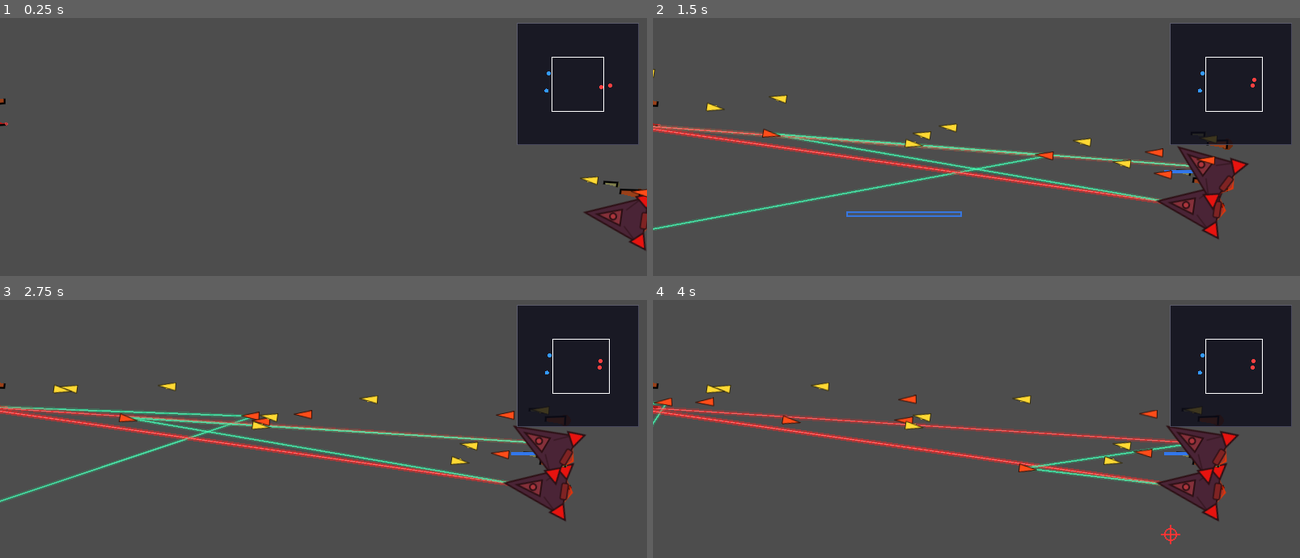
Above: before the commit, frames 1-4 (two rows, left to right).
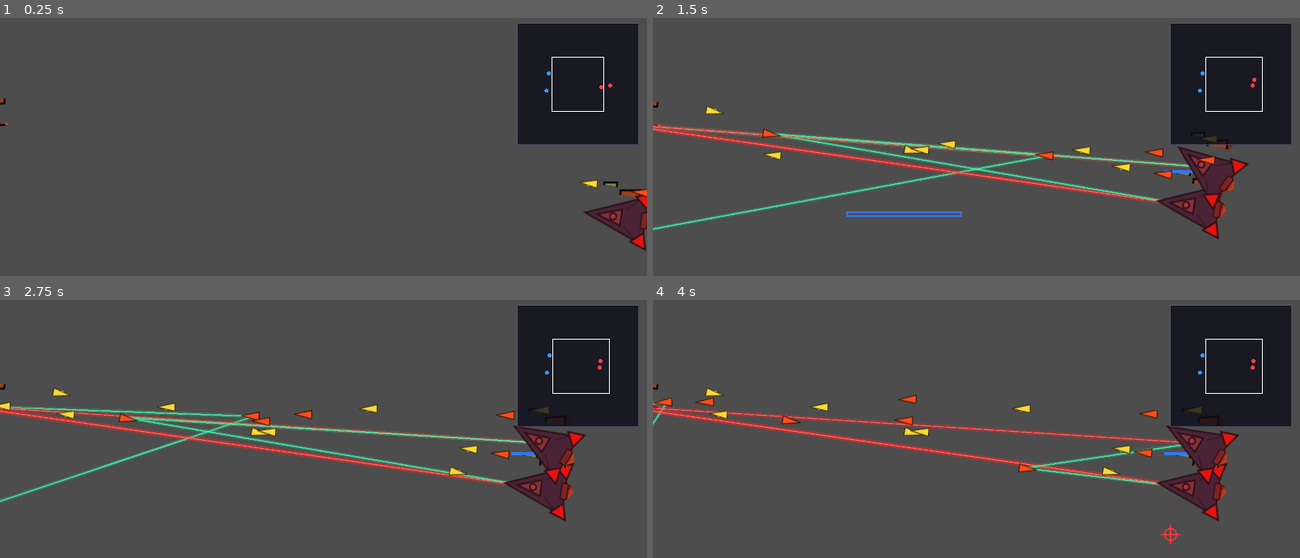
Above: after the commit, the same moments.

Repository: ZhanXuzhao/SpaceRTS
Game: Godot game, scene res://scenes/main.tscn
Same seed, same stepped clock (60 frames per second), same inputs: the game is played once before the commit and once after it.
Inputs (mouse positions are in pixels of both pictures, inside the frame that each line leads up to):
- Up to frame 1 (0.25 s): no input
- Up to frame 2 (1.5 s): tap Enter at 0.5 s; move the mouse to (1118, 180) at 0.52 s; hold W 0.53-1.25 s; tap R at 0.6 s; click (1118, 180) at 0.67 s; drag from (847, 216) to (1190, 206) at 1.27 s
- Up to frame 3 (2.75 s): move the mouse to (388, 400) at 2.02 s; hold W from 2.03 s (still down); hold Shift from 2.03 s (still down)
- Up to frame 4 (4 s): release W at 2.75 s; release Shift at 2.75 s; drag from (944, 552) to (1196, 441) at 2.77 s; move the mouse to (1170, 534) at 3.52 s; hold A from 3.53 s (still down); tap Q at 3.6 s

The runs differ from the first frame. In frame 1, 0.1% of the frame differs, in the area x 89-98%, y 61-70%; in frame 2, 0.8%; in frame 3, 0.9%, in the area x 0-84%, y 31-69%; in frame 4, 0.9%.

Commit message:
fix: 每个炮塔独立计算瞄准角度（从槽位位置到目标），修复子弹打偏

Diff:
--- a/scripts/unit.gd
+++ b/scripts/unit.gd
@@ -145,9 +145,10 @@
 
 func _update_turrets(delta: float) -> void:
 	if _current_target != null:
-		var to_target = _current_target.global_position - global_position
 		for i in range(slot_count):
 			if _slot_weapons[i] != null:
+				var fire_pos = global_position + SLOT_OFFSETS[i]
+				var to_target = _current_target.global_position - fire_pos
 				var target_angle = to_target.angle()
 				var turn_speed = _slot_weapons[i].turn_speed
 				_slot_angles[i] = _rotate_toward(_slot_angles[i], target_angle, turn_speed * delta)
